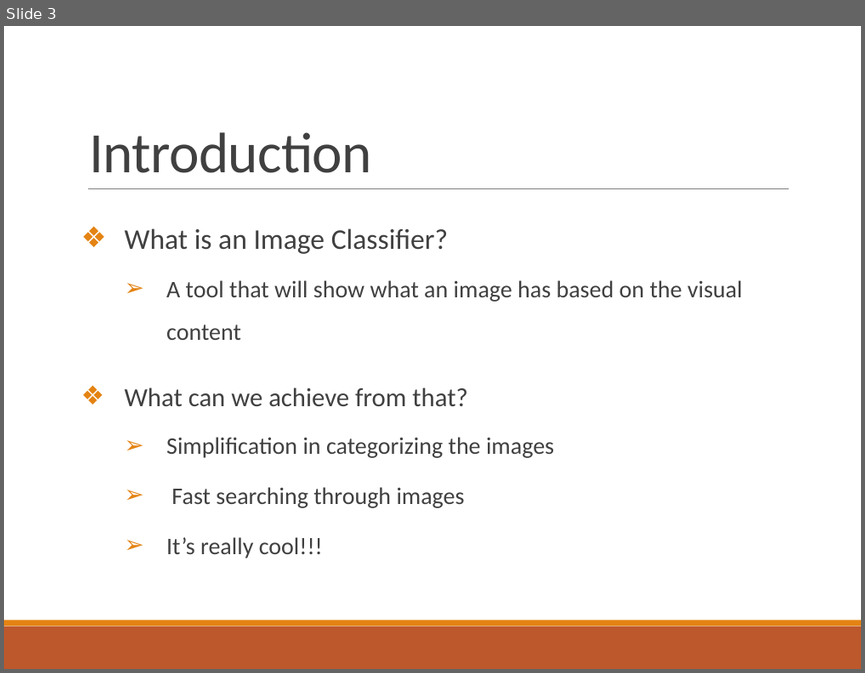
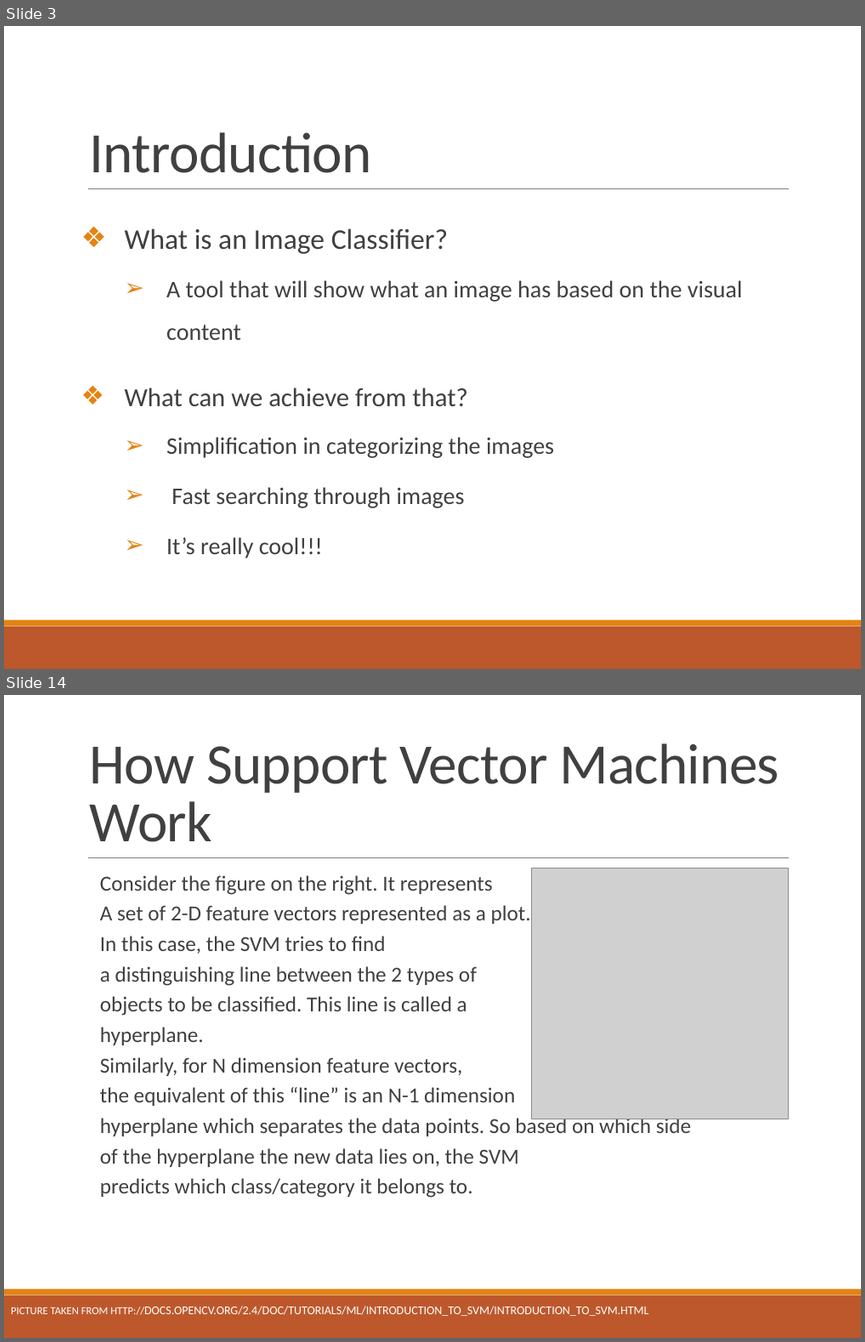
Before and after one commit to somyamohanty/Pixel_Dawgs, a slide deck: Final Presentation.pptx. Shown one above the other, each under a label of ours: slide 3 before the commit, slides 3 and 14 after it; the slides between them are not shown. The pictures are 865x673 and 865x1342 pixels, drawn with LibreOffice and Linux fonts; fonts in the diff are those of the drawing; grey boxes stand for pictures. Boxes give left, top, right and bottom in pixels: in the first picture for what was removed or moved away, otherwise in the second. Text is boxed around its words. In the diff, an @@ line names an element or a change of style, - is before the commit and + after.

Commit message:
Adding completed final presentation and some images used in the presentation

```diff
--- a/Final Presentation.pptx
+++ b/Final Presentation.pptx
@@ slide 14 added at box(4, 695, 861, 1338), background #FFFFFF; not listed: 3 template elements that a slide beside it also shows @@
@@ title added at box(90, 743, 779, 842), 48 pt, text #404040 @@
+How Support Vector Machines Work
@@ picture added at box(532, 868, 788, 1119) @@
@@ text added at box(100, 875, 691, 1197), 18 pt, text #404040 @@
+  Consider the figure on the right. It represents
+  A set of 2-D feature vectors represented as a plot.
+  In this case, the SVM tries to find
+  a distinguishing line between the 2 types of
+  objects to be classified. This line is called a
+  hyperplane.
+  Similarly, for N dimension feature vectors,
+  the equivalent of this “line” is an N-1 dimension
+  hyperplane which separates the data points. So based on which side
+  of the hyperplane the new data lies on, the SVM
+  predicts which class/category it belongs to.
@@ text added at box(11, 1305, 648, 1315), 10 pt, text #FFFFFF @@
+PICTURE TAKEN FROM HTTP://DOCS.OPENCV.ORG/2.4/DOC/TUTORIALS/ML/INTRODUCTION_TO_SVM/INTRODUCTION_TO_SVM.HTML
```
Also in this commit, not shown: 4 slides changed, 12 other slides added, 2 other files.
